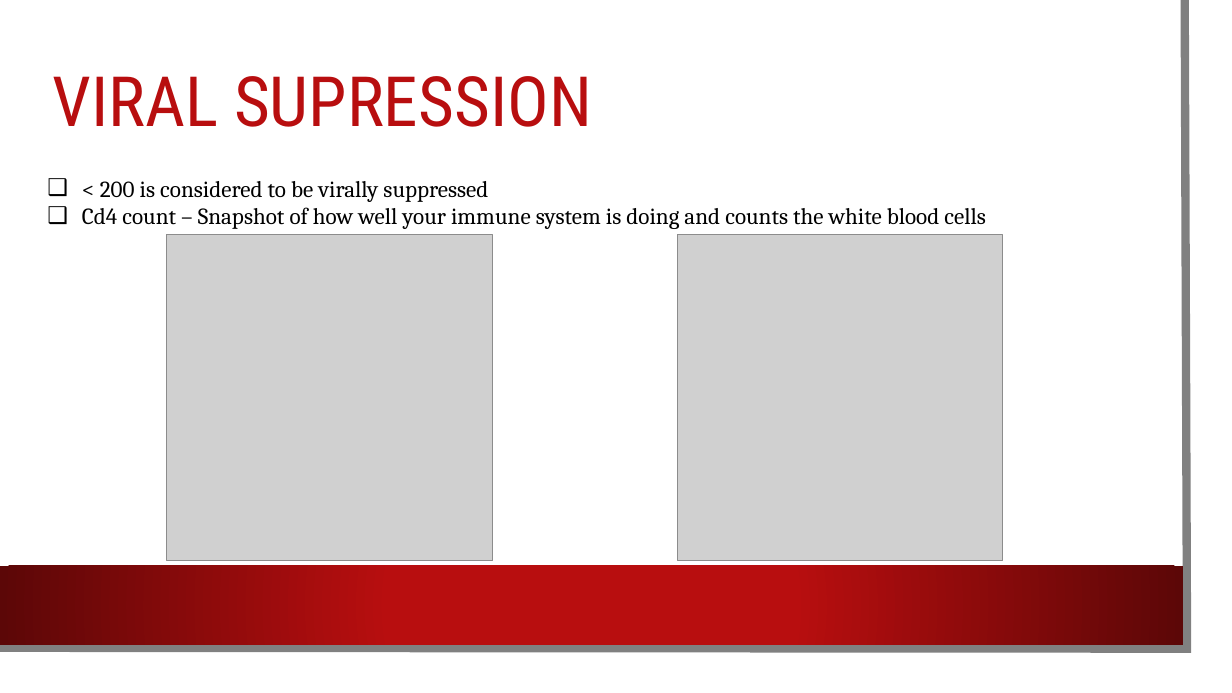
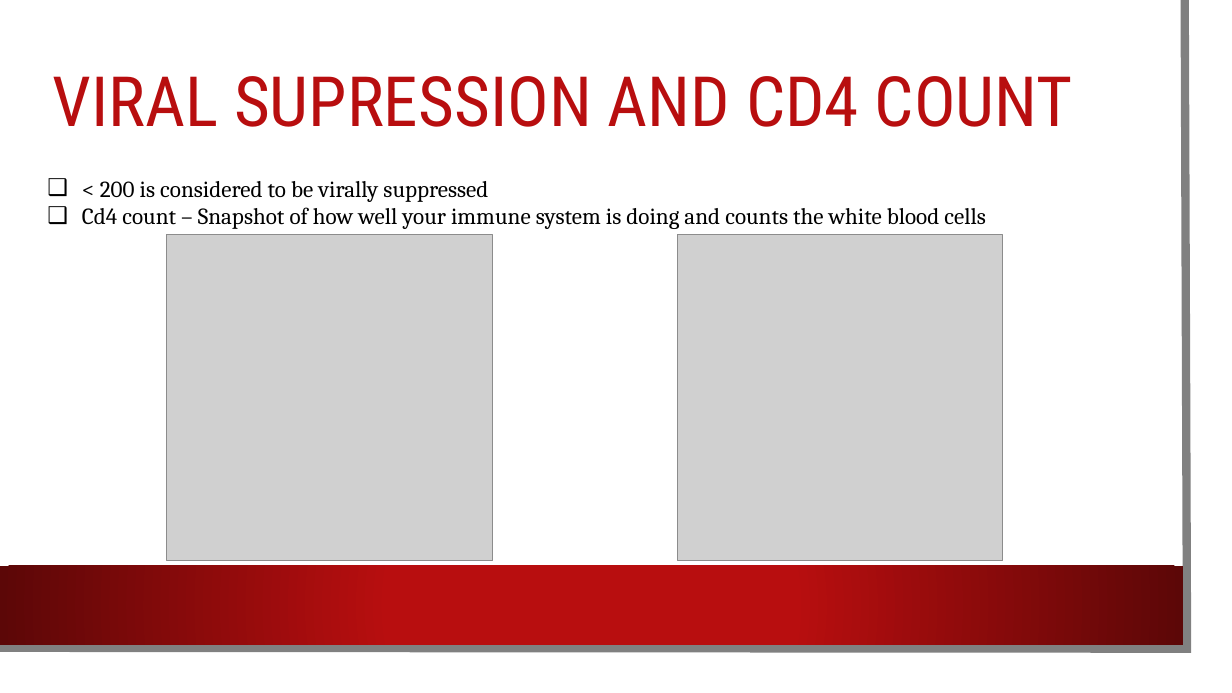
Before and after one commit to rihamramadan/Project-1, a slide deck: slide 8 of HIV Testing Analysis.pptx. Drawn at 1232x693 pixels with LibreOffice and Linux fonts; fonts in the diff are those of the drawing; grey boxes stand for pictures; background and template pictures are left out. Boxes give left, top, right and bottom in pixels: in the first picture for what was removed or moved away, otherwise in the second. Text is boxed around its words. In the diff, an @@ line names an element or a change of style, - is before the commit and + after.

```diff
--- a/HIV Testing Analysis.pptx
+++ b/HIV Testing Analysis.pptx
@@ title at (x1=53, y1=76, x2=1073, y2=127): text changed @@
-VIRAL SUPRESSION
+VIRAL SUPRESSION AND CD4 COUNT
```
Also in this commit, not shown: 1 other slide changed, 1 other file.
